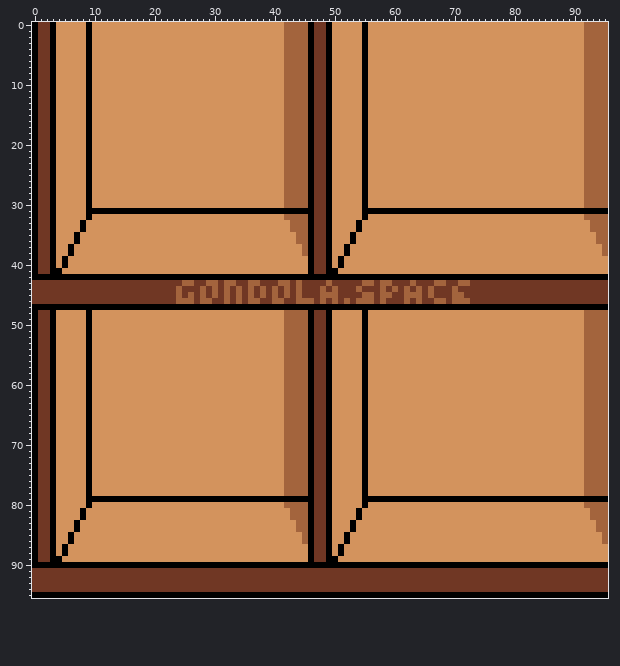
One commit to this sprite sheet: art/events/2021-11_96x96_template.png. That is the earlier state.
The file is 96x96 pixels.
Once edited:
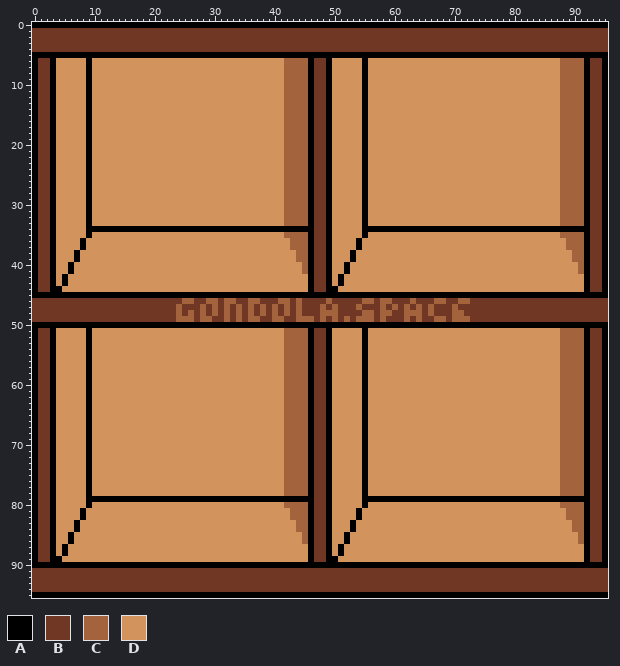
Palette (. is transparent): A #000000  B #703724  C #a3643d  D #d3935d
Edits made:
Changed rows in their new state; - is an unchanged pixel.
first column x 0:
 0 -AA-AAAAA-AAAAAAAAAAAAAAAAAAAAAAAAAAAAAAAAAAAA-AA-AAAAA-AAAAAAAAAAAAAAAAAAAAAAAAAAAAAAAAAAAAAAAA
 1 B--BBBBBBBBBBBBBBBBBBBBBBBBBBBBBBBBBBBBBBBBBBBB--BBBBBBBBBBBBBBBBBBBBBBBBBBBBBBBBBBBBBBBBBBBBBBB
 2 B--BBBBBBBBBBBBBBBBBBBBBBBBBBBBBBBBBBBBBBBBBBBB--BBBBBBBBBBBBBBBBBBBBBBBBBBBBBBBBBBBBBBBBBBBBBBB
 3 B--BBBBBBBBBBBBBBBBBBBBBBBBBBBBBBBBBBBBBBBBBBBB--BBBBBBBBBBBBBBBBBBBBBBBBBBBBBBBBBBBBBBBBBBBBBBB
 4 B--BBBBBBBBBBBBBBBBBBBBBBBBBBBBBBBBBBBBBBBBBBBB--BBBBBBBBBBBBBBBBBBBBBBBBBBBBBBBBBBBBBBBBBBBBBBB
 5 -AA-AAAAA-AAAAAAAAAAAAAAAAAAAAAAAAAAAAAAAAAAAA-AA-AAAAA-AAAAAAAAAAAAAAAAAAAAAAAAAAAAAAAAAAAAAAAA
 6 ----------------------------------------------------------------------------------------CCCCABBA
 7 ----------------------------------------------------------------------------------------CCCCABBA
 8 ----------------------------------------------------------------------------------------CCCCABBA
 9 ----------------------------------------------------------------------------------------CCCCABBA
10 ----------------------------------------------------------------------------------------CCCCABBA
11 ----------------------------------------------------------------------------------------CCCCABBA
12 ----------------------------------------------------------------------------------------CCCCABBA
13 ----------------------------------------------------------------------------------------CCCCABBA
14 ----------------------------------------------------------------------------------------CCCCABBA
15 ----------------------------------------------------------------------------------------CCCCABBA
16 ----------------------------------------------------------------------------------------CCCCABBA
17 ----------------------------------------------------------------------------------------CCCCABBA
18 ----------------------------------------------------------------------------------------CCCCABBA
19 ----------------------------------------------------------------------------------------CCCCABBA
20 ----------------------------------------------------------------------------------------CCCCABBA
21 ----------------------------------------------------------------------------------------CCCCABBA
22 ----------------------------------------------------------------------------------------CCCCABBA
23 ----------------------------------------------------------------------------------------CCCCABBA
24 ----------------------------------------------------------------------------------------CCCCABBA
25 ----------------------------------------------------------------------------------------CCCCABBA
26 ----------------------------------------------------------------------------------------CCCCABBA
27 ----------------------------------------------------------------------------------------CCCCABBA
28 ----------------------------------------------------------------------------------------CCCCABBA
29 ----------------------------------------------------------------------------------------CCCCABBA
30 ----------------------------------------------------------------------------------------CCCCABBA
31 ----------DDDDDDDDDDDDDDDDDDDDDDDDDDDDDDDDCCCC----------DDDDDDDDDDDDDDDDDDDDDDDDDDDDDDDDCCCC-BB-
32 ----------------------------------------------------------------------------------------CCCCABBA
33 --------DA--------------------------------C-----------DA--------------------------------CCCCABBA
34 --------DAAAAAAAAAAAAAAAAAAAAAAAAAAAAAAAAAAAAA--------DAAAAAAAAAAAAAAAAAAAAAAAAAAAAAAAAAAAAAABBA
35 -------D-A--------------------------------CC---------D-A--------------------------------CCCCABBA
36 -------DA----------------------------------C---------DA----------------------------------CCCABBA
37 ------D-A----------------------------------CC-------D-A----------------------------------CCCABBA
38 ------DA------------------------------------C-------DA------------------------------------CCABBA
39 -----D-A------------------------------------CC-----D-A------------------------------------CCABBA
40 -----DA--------------------------------------C-----DA--------------------------------------CABBA
41 ----D-A--------------------------------------C----D-A--------------------------------------CABBA
42 -BB-D-DDDDDDDDDDDDDDDDDDDDDDDDDDDDDDDDDDDDDDDD-BB-D-DDDDDDDDDDDDDDDDDDDDDDDDDDDDDDDDDDDDDDDD-BB-
43 A--ADADDDDDDDDDDDDDDDDDDDDDDDDDDDDDDDDDDDDDDDDA--ADADDDDDDDDDDDDDDDDDDDDDDDDDDDDDDDDDDDDDDDDA--A
44 A--AADDDDDDDDDDDDDDDDDDDDDDDDDDDDDDDDDDDDDDDDDA-BAADDDDDDDDDDDDDDDDDDDDDDDDDDDDDDDDDDDDDDDDDA--A
45 AAAAAAAAAAAAAAAAAAAAAAAAAAAAAAAAAAAAAAAAAAAAAAAAAAAAAAAAAAAAAAAAAAAAAAAAAAAAAAAAAAAAAAAAAAAAAAAA
46 ------------------------B---B-C--CB-----B-C--BB-BCB-B-B----C--BCB-----B-------------------------
47 BBBBBBBBBBBBBBBBBBBBBBBBCBBBCBCBCBCBCBCBCBCBCBBBCBCBBBCBBBCBCBCBCBCBBBCBBBBBBBBBBBBBBBBBBBBBBBBB
48 B--BBBBBBBBBBBBBBBBBBBBBCBCBCBCBCBCBCBCBCB-B-BB-CCCBBBBCCBCCBBCCCBCBBBCCBBBBBBBBBBBBBBBBBBBBBBBB
49 B--BBBBBBBBBBBBBBBBBBBBBCCCBCCBBCBCBCCBBCCBB--C-CBCBCBCCCBCBBBCBCBBCCBCCCBBBBBBBBBBBBBBBBBBBBBBB
50 -AA-AAAAA-AAAAAAAAAAAAAAAAAAAAAAAAAAAAAAAAAAAA-AA-AAAAA-AAAAAAAAAAAAAAAAAAAAAAAAAAAAAAAAAAAAAAAA
51 ----------------------------------------------------------------------------------------CCCCABBA
52 ----------------------------------------------------------------------------------------CCCCABBA
53 ----------------------------------------------------------------------------------------CCCCABBA
54 ----------------------------------------------------------------------------------------CCCCABBA
55 ----------------------------------------------------------------------------------------CCCCABBA
56 ----------------------------------------------------------------------------------------CCCCABBA
57 ----------------------------------------------------------------------------------------CCCCABBA
58 ----------------------------------------------------------------------------------------CCCCABBA
59 ----------------------------------------------------------------------------------------CCCCABBA
60 ----------------------------------------------------------------------------------------CCCCABBA
61 ----------------------------------------------------------------------------------------CCCCABBA
62 ----------------------------------------------------------------------------------------CCCCABBA
63 ----------------------------------------------------------------------------------------CCCCABBA
64 ----------------------------------------------------------------------------------------CCCCABBA
65 ----------------------------------------------------------------------------------------CCCCABBA
66 ----------------------------------------------------------------------------------------CCCCABBA
67 ----------------------------------------------------------------------------------------CCCCABBA
68 ----------------------------------------------------------------------------------------CCCCABBA
69 ----------------------------------------------------------------------------------------CCCCABBA
70 ----------------------------------------------------------------------------------------CCCCABBA
71 ----------------------------------------------------------------------------------------CCCCABBA
72 ----------------------------------------------------------------------------------------CCCCABBA
73 ----------------------------------------------------------------------------------------CCCCABBA
74 ----------------------------------------------------------------------------------------CCCCABBA
75 ----------------------------------------------------------------------------------------CCCCABBA
76 ----------------------------------------------------------------------------------------CCCCABBA
77 ----------------------------------------------------------------------------------------CCCCABBA
78 ----------------------------------------------------------------------------------------CCCCABBA
79 ---------------------------------------------------------------------------------------------BB-
80 ----------------------------------------------------------------------------------------CCCCABBA
81 -----------------------------------------------------------------------------------------CCCABBA
82 -----------------------------------------------------------------------------------------CCCABBA
83 ------------------------------------------------------------------------------------------CCABBA
84 ------------------------------------------------------------------------------------------CCABBA
85 -------------------------------------------------------------------------------------------CABBA
86 -------------------------------------------------------------------------------------------CABBA
87 --------------------------------------------------------------------------------------------ABBA
88 --------------------------------------------------------------------------------------------ABBA
89 --------------------------------------------------------------------------------------------ABBA
Changed places in both pictures, as pixel boxes (x1, y1, x2, y2):
changed: (32, 22, 608, 562)
